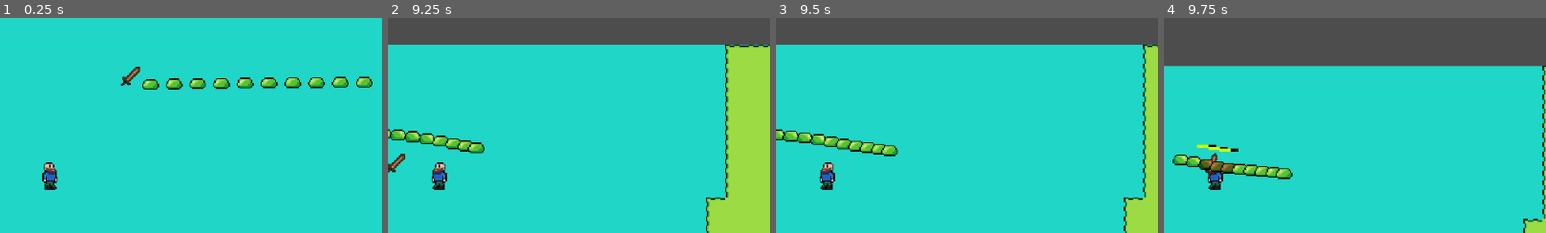
Above: before the commit, frames 1-4 (left to right).
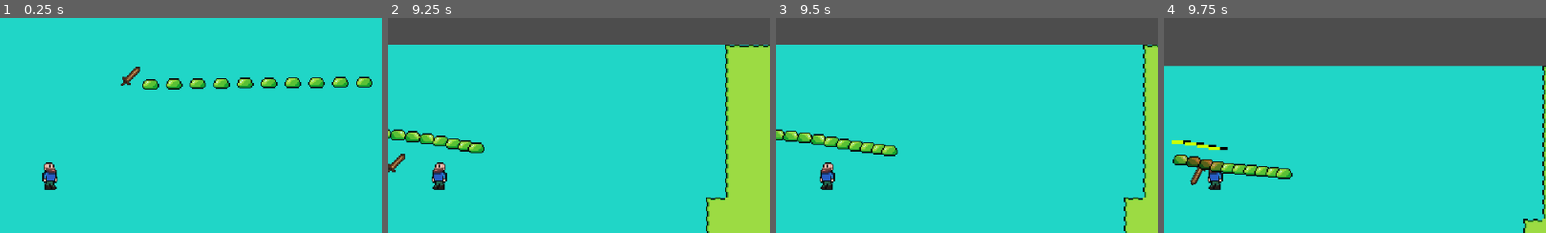
Above: after the commit, the same moments.

Repository: spsJakubSzydlowski/Evergrint
Game: Godot game, scene res://scenes/main.tscn
Same seed, same stepped clock (60 frames per second), same inputs: the game is played once before the commit and once after it.
Inputs (mouse positions are % of the whole screen's width and height, from its top left):
- Up to frame 1 (0.25 s): no input
- Up to frame 2 (9.25 s): tap Enter at 0.5 s; move the mouse to (45, 70) at 0.52 s; hold Up 0.53-2.03 s; tap A (a) at 0.6, 3.8, 4.35, 7.55 s; click (45, 70) at 0.8 s; move the mouse to (80, 65) at 1.27 s; click (80, 65) at 1.35 s; tap D (d) at 1.55, 2.1, 5.3, 5.85, 9.05 s; move the mouse to (20, 35) at 2.02 s; hold Left 2.03-3.53 s; click (20, 35) at 2.17 s; tap S (s) at 2.3, 2.85, 6.05, 6.6 s; move the mouse to (55, 50) at 2.77 s; click (55, 50) at 2.92 s; tap W (w) at 3.05, 3.6, 6.8, 7.35 s; move the mouse to (35, 25) at 3.52 s; hold Down 3.53-4.28 s; click (35, 25) at 3.67 s; move the mouse to (72, 45) at 4.27 s; hold Right 4.28-5.03 s; click (72, 45) at 4.55 s; move the mouse to (30, 55) at 5.02 s; hold Up 5.03-5.78 s; click (30, 55) at 5.1 s; move the mouse to (60, 28) at 5.77 s; hold Right 5.78-8.03 s; click (60, 28) at 5.92 s; move the mouse to (45, 70) at 6.52 s; click (45, 70) at 6.67 s; move the mouse to (80, 65) at 7.27 s; click (80, 65) at 7.42 s; move the mouse to (20, 35) at 8.02 s; hold Down 8.03-8.78 s; tap Alt at 8.1 s; click (20, 35) at 8.3 s; move the mouse to (55, 50) at 8.77 s; hold Left from 8.78 s (still down); tap Shift at 8.85 s; click (55, 50) at 8.92 s
- Up to frame 3 (9.5 s): keep holding Left
- Up to frame 4 (9.75 s): move the mouse to (35, 25) at 9.52 s; release Left at 9.53 s; hold Up from 9.53 s (still down); tap A (a) at 9.6 s; click (35, 25) at 9.67 s
The pictures show only the part of the screen within x 43-93%, y 13-63%; the shares and areas given below are measured in that part.

Frames 1-3 are identical in both runs. In frame 4, 0.9% of the frame differs, in the area x 2-20%, y 56-78%.

Commit message:
Better sword swing

Diff:
--- a/scenes/player.tscn
+++ b/scenes/player.tscn
@@ -1,10 +1,13 @@
-[gd_scene load_steps=8 format=3 uid="uid://c1qq7niewlp5"]
+[gd_scene load_steps=9 format=3 uid="uid://c1qq7niewlp5"]
 
 [ext_resource type="Script" uid="uid://c0c4tt6r1hejr" path="res://scripts/player/player.gd" id="1_g2els"]
 [ext_resource type="Texture2D" uid="uid://nuqvrepxlb7y" path="res://textures/player-texture.png" id="2_g2els"]
 
 [sub_resource type="RectangleShape2D" id="RectangleShape2D_ig7tw"]
 size = Vector2(11, 23)
+
+[sub_resource type="CircleShape2D" id="CircleShape2D_g2els"]
+radius = 21.0
 
 [sub_resource type="RectangleShape2D" id="RectangleShape2D_g2els"]
 
@@ -22,6 +25,18 @@
 "update": 0,
 "values": [0.0]
 }
+tracks/1/type = "value"
+tracks/1/imported = false
+tracks/1/enabled = true
+tracks/1/path = NodePath("WeaponPivot/Hand:position")
+tracks/1/interp = 1
+tracks/1/loop_wrap = true
+tracks/1/keys = {
+"times": PackedFloat32Array(0),
+"transitions": PackedFloat32Array(1),
+"update": 0,
+"values": [Vector2(12.000002, -4.7683716e-07)]
+}
 
 [sub_resource type="Animation" id="Animation_g2els"]
 resource_name = "attack_swing"
@@ -33,10 +48,22 @@
 tracks/0/interp = 1
 tracks/0/loop_wrap = true
 tracks/0/keys = {
-"times": PackedFloat32Array(0, 0.3, 9.966666),
+"times": PackedFloat32Array(-90, 0, 0.3, 9.966666),
+"transitions": PackedFloat32Array(1, 1, 1, 1),
+"update": 0,
+"values": [0.0, -1.5707963267948966, 1.5707963267948966, 0.0]
+}
+tracks/1/type = "value"
+tracks/1/imported = false
+tracks/1/enabled = false
+tracks/1/path = NodePath("WeaponPivot/Hand:position")
+tracks/1/interp = 1
+tracks/1/loop_wrap = true
+tracks/1/keys = {
+"times": PackedFloat32Array(0, 0.15, 0.3),
 "transitions": PackedFloat32Array(1, 1, 1),
 "update": 0,
-"values": [-2.356194490192345, 0.7853981633974483, 0.0]
+"values": [Vector2(8, 0), Vector2(15, 0), Vector2(12, 0)]
 }
 
 [sub_resource type="AnimationLibrary" id="AnimationLibrary_dqkch"]
@@ -58,15 +85,19 @@
 
 [node name="Camera2D" type="Camera2D" parent="."]
 
+[node name="MagnetField" type="Area2D" parent="."]
+
+[node name="CollisionShape2D" type="CollisionShape2D" parent="MagnetField"]
+shape = SubResource("CircleShape2D_g2els")
+
 [node name="WeaponPivot" type="Node2D" parent="."]
 
 [node name="Hand" type="Node2D" parent="WeaponPivot"]
-position = Vector2(5, 3)
-scale = Vector2(1, -1)
+visible = false
+position = Vector2(12.000002, -4.7683716e-07)
 
 [node name="Sprite2D" type="Sprite2D" parent="WeaponPivot/Hand"]
 position = Vector2(8.742276e-08, 0)
-rotation = 0.7853982
 offset = Vector2(8, -8)
 
 [node name="HitArea" type="Area2D" parent="WeaponPivot/Hand"]
@@ -81,4 +112,5 @@
 &"": SubResource("AnimationLibrary_dqkch")
 }
 
+[connection signal="area_entered" from="MagnetField" to="." method="_on_magnet_field_area_entered"]
 [connection signal="area_entered" from="WeaponPivot/Hand/HitArea" to="." method="_on_hit_area_area_entered"]
--- a/scenes/world_object.tscn
+++ b/scenes/world_object.tscn
@@ -4,7 +4,7 @@
 
 [sub_resource type="CircleShape2D" id="CircleShape2D_8uidd"]
 
-[node name="world_object" type="Area2D"]
+[node name="world_object" type="Area2D" groups=["loot"]]
 collision_layer = 3
 script = ExtResource("1_6odbs")
 
--- a/scripts/player/player.gd
+++ b/scripts/player/player.gd
@@ -29,11 +29,9 @@
 
 	if direction.x < 0 and can_turn:
 		sprite.flip_h = true
-		weapon_pivot.scale.x = -1
 
 	if direction.x > 0 and can_turn:
 		sprite.flip_h = false
-		weapon_pivot.scale.x = 1
 
 	if Input.is_action_just_pressed("attack") and not is_attacking:
 		attack()
@@ -43,6 +41,22 @@
 	is_attacking = true
 	can_turn = false
 	hand.visible = true
+
+	var mouse_position = get_global_mouse_position()
+
+	weapon_pivot.look_at(mouse_position)
+	var angle = weapon_pivot.rotation
+	var angle_rad = deg_to_rad(angle)
+
+	var radius_x = 15.0
+	var radius_y = 10.0
+
+
+	var pos_x = cos(angle_rad) * radius_x
+	var pos_y = sin(angle_rad) * radius_y
+	hand.position = Vector2(pos_x, pos_y)
+
+	hand.rotation = angle_rad + PI/2
 
 	animation_player.play("attack_swing")
 	await animation_player.animation_finished
@@ -85,7 +99,7 @@
 func _on_hit_area_area_entered(area: Area2D) -> void:
 	var enemy = area.get_parent()
 
-	if enemy.has_method("take_hit") and is_attacking:
+	if enemy.has_method("take_hit") and is_attacking and not enemy.is_in_group("Player"):
 		if current_equipped_id == "": return
 
 		var item_data = DataManager.get_item(current_equipped_id)
@@ -98,3 +112,8 @@
 				damage_to_deal = stats.damage
 
 		enemy.take_hit(damage_to_deal)
+
+
+func _on_magnet_field_area_entered(area: Area2D) -> void:
+	if area.is_in_group("loot"):
+		area.start_magnetic_pull(self)
--- a/scripts/world_object.gd
+++ b/scripts/world_object.gd
@@ -4,6 +4,21 @@
 @onready var collision = $CollisionShape2D
 
 var item = ""
+
+var current_speed = 10.0
+var target_player = null
+
+func _physics_process(delta: float) -> void:
+	if target_player:
+		current_speed += 250 * delta
+
+		var direction = (target_player.global_position - global_position).normalized()
+		global_position += direction * current_speed * delta
+
+		var target_angle = direction.angle() + PI/2
+
+		rotation += sin(Time.get_ticks_msec() * 0.01) * 0.05
+		rotation = lerp_angle(rotation, target_angle, 10.0 * delta)
 
 func initialize(item_id: String):
 	item = DataManager.get_item(item_id)
@@ -33,3 +48,6 @@
 func collect_item():
 	Inventory.add_item(item.id)
 	queue_free()
+
+func start_magnetic_pull(player):
+	target_player = player
